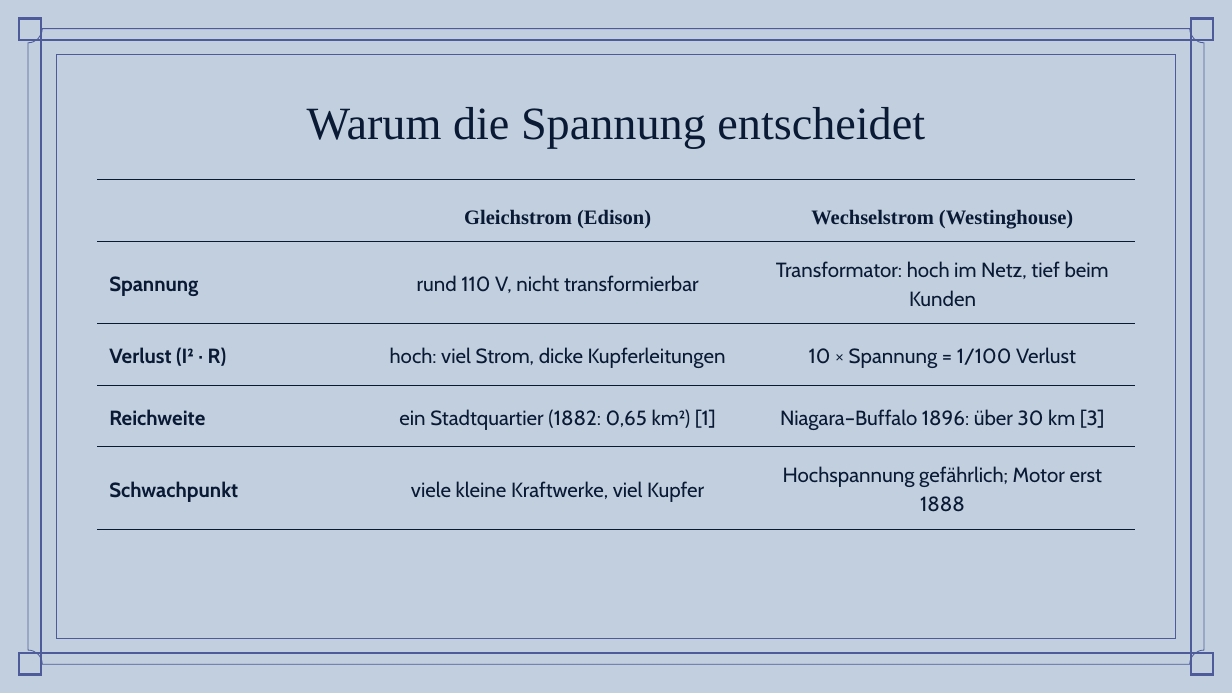
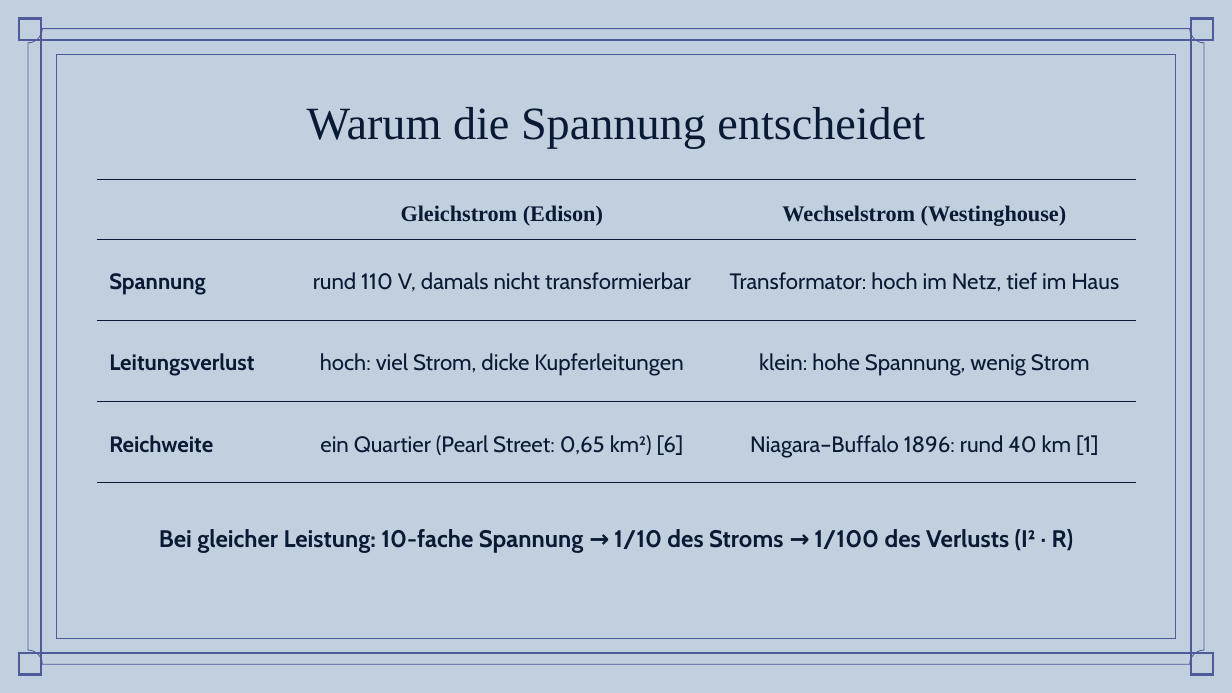
Before and after one commit to simonbruder-hub/Edison_vs_Westinghouse, a slide deck: slide 5 of abgabe/Praesentation_Stromkrieg_Bruder.pptx (slide 4 before the commit). Drawn at 1232x693 pixels with LibreOffice and Linux fonts; fonts in the diff are those of the drawing; background and template pictures are left out. Boxes give left, top, right and bottom in pixels: in the first picture for what was removed or moved away, otherwise in the second. Text is boxed around its words. In the diff, an @@ line names an element or a change of style, - is before the commit and + after.

```diff
--- a/abgabe/Praesentation_Stromkrieg_Bruder.pptx
+++ b/abgabe/Praesentation_Stromkrieg_Bruder.pptx
@@ table at box(97, 180, 1136, 483) @@
-row 2: Spannung | rund 110 V, nicht transformierbar | Transformator: hoch im Netz, tief beim Kunden
-row 3: Verlust (I² · R) | hoch: viel Strom, dicke Kupferleitungen | 10 × Spannung = 1/100 Verlust
-row 4: Reichweite | ein Stadtquartier (1882: 0,65 km²) [1] | Niagara–Buffalo 1896: über 30 km [3]
-row 5: Schwachpunkt | viele kleine Kraftwerke, viel Kupfer | Hochspannung gefährlich; Motor erst 1888
+row 2: Spannung | rund 110 V, damals nicht transformierbar | Transformator: hoch im Netz, tief im Haus
+row 3: Leitungsverlust | hoch: viel Strom, dicke Kupferleitungen | klein: hohe Spannung, wenig Strom
+row 4: Reichweite | ein Quartier (Pearl Street: 0,65 km²) [6] | Niagara–Buffalo 1896: rund 40 km [1]
@@ text added at box(159, 529, 1074, 553), 14 pt, text #0A1A35, bold @@
+Bei gleicher Leistung: 10-fache Spannung → 1/10 des Stroms → 1/100 des Verlusts (I² · R)
```
Also in this commit, not shown: 10 other slides changed, 7 slides added, 3 slides removed, 4 other files.
